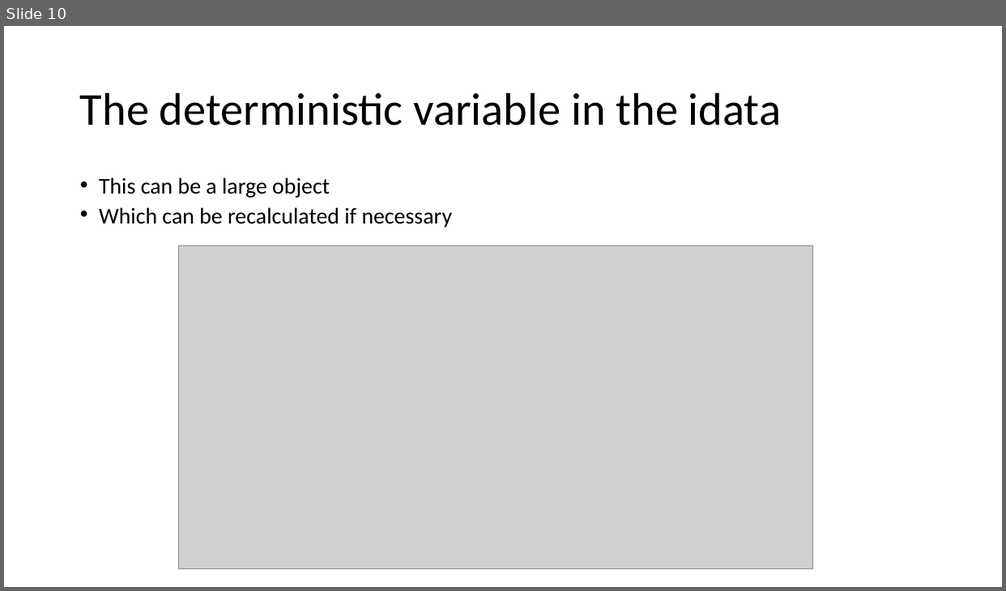
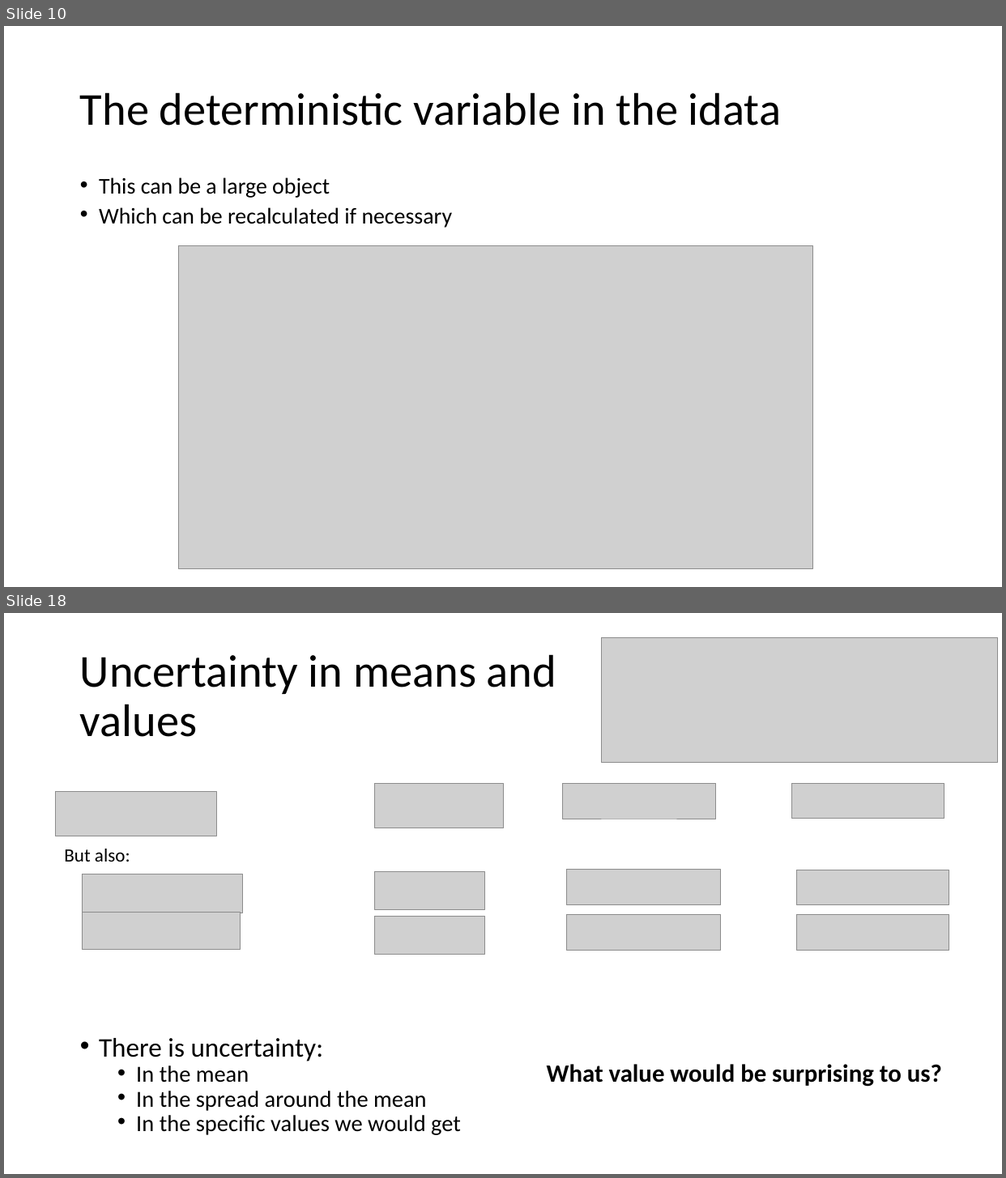
Before and after one commit to opherdonchin/StatisticalComputationAndAnalysis, a slide deck: Lectures/Lecture 6 Linear models.pptx. Shown one above the other, each under a label of ours: slide 10 before the commit, slides 10 and 18 after it; the slides between them are not shown. The pictures are 1006x591 and 1006x1178 pixels, drawn with LibreOffice and Linux fonts; fonts in the diff are those of the drawing; grey boxes stand for pictures. Boxes give left, top, right and bottom in pixels: in the first picture for what was removed or moved away, otherwise in the second. Text is boxed around its words. In the diff, an @@ line names an element or a change of style, - is before the commit and + after.

```diff
--- a/Lectures/Lecture 6 Linear models.pptx
+++ b/Lectures/Lecture 6 Linear models.pptx
@@ slide 18 added at [4,613,1002,1174], background #FFFFFF @@
@@ title added at [80,654,556,737], 44 pt, text #000000 @@
+Uncertainty in means and values
@@ picture added at [602,637,998,763] @@
@@ picture added at [56,791,216,835] @@
@@ picture added at [374,784,503,828] @@
@@ picture added at [562,784,716,819] @@
@@ picture added at [792,784,945,819] @@
@@ text added at [64,849,130,862], 18 pt, text #000000 @@
+But also:
@@ picture added at [83,875,243,913] @@
@@ picture added at [374,872,484,910] @@
@@ picture added at [567,870,720,905] @@
@@ picture added at [797,870,949,905] @@
@@ picture added at [83,913,240,950] @@
@@ picture added at [374,917,484,955] @@
@@ picture added at [567,914,720,950] @@
@@ picture added at [797,914,949,950] @@
@@ text added at [99,1038,461,1135], 22.2 pt, text #000000 @@
+• There is uncertainty:
+  • In the mean
+  • In the spread around the mean
+  • In the specific values we would get
@@ text added at [547,1064,942,1087], 24 pt, text #000000, bold @@
+What value would be surprising to us?
```
Also in this commit, not shown: 2 slides changed, 9 other slides added, 3 other files.
